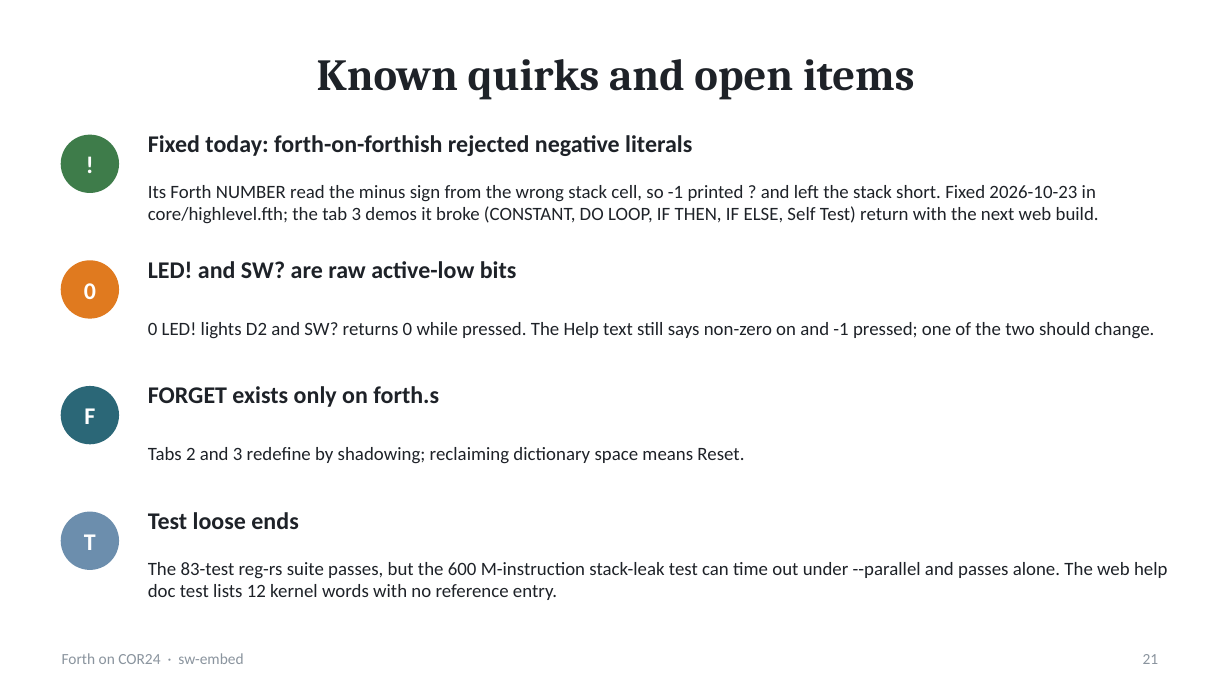
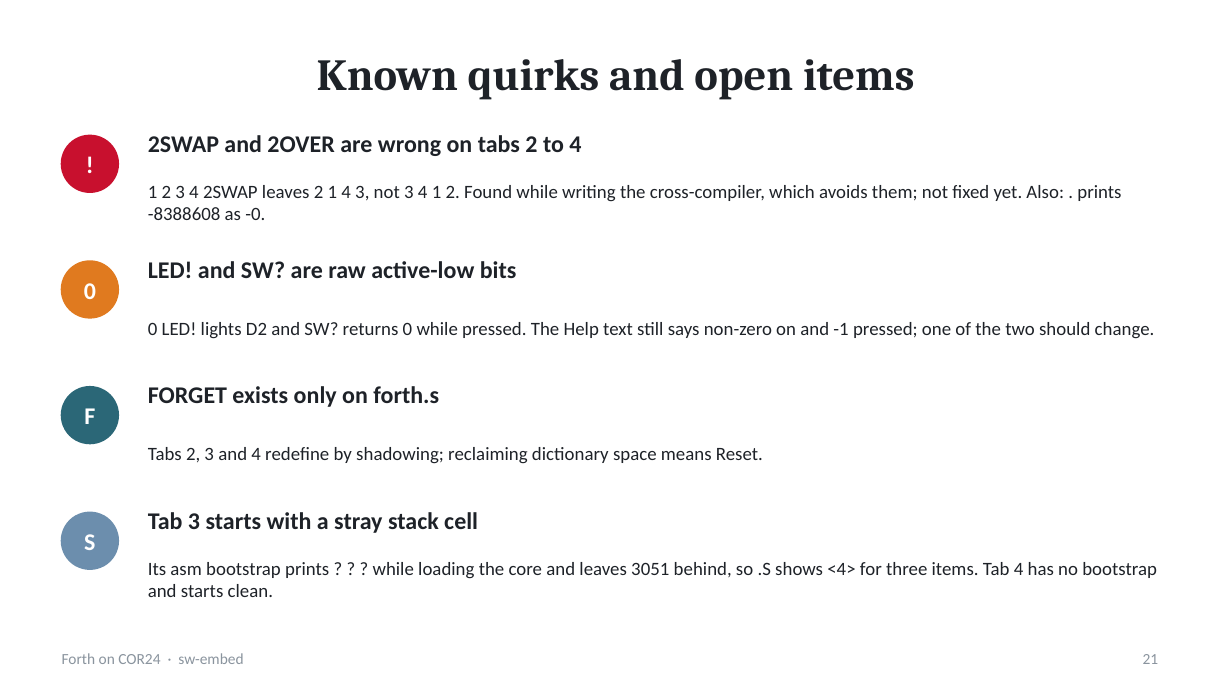
Before and after one commit to sw-embed/web-sw-cor24-forth, a slide deck: slide 21 of docs/forth-on-cor24.pptx. Drawn at 1232x693 pixels with LibreOffice and Linux fonts; fonts in the diff are those of the drawing. Boxes give left, top, right and bottom in pixels: in the first picture for what was removed or moved away, otherwise in the second. Text is boxed around its words. In the diff, an @@ line names an element or a change of style, - is before the commit and + after.

```diff
--- a/docs/forth-on-cor24.pptx
+++ b/docs/forth-on-cor24.pptx
@@ ellipse at [62,136,118,192]: fill #3E7C4A to #C8102E; outline #3E7C4A 1 pt to #C8102E 1 pt @@
@@ text at [148,135,581,156]: text changed @@
-Fixed today: forth-on-forthish rejected negative literals
+2SWAP and 2OVER are wrong on tabs 2 to 4
@@ text at [148,185,1121,220]: text changed @@
-Its Forth NUMBER read the minus sign from the wrong stack cell, so -1 printed ? and left the stack short. Fixed 2026-10-23 in core/highlevel.fth; the tab 3 demos it broke (CONSTANT, DO LOOP, IF THEN, IF ELSE, Self Test) return with the next web build.
+1 2 3 4 2SWAP leaves 2 1 4 3, not 3 4 1 2. Found while writing the cross-compiler, which avoids them; not fixed yet. Also: . prints -8388608 as -0.
@@ text at [148,447,763,464]: text changed @@
-Tabs 2 and 3 redefine by shadowing; reclaiming dictionary space means Reset.
+Tabs 2, 3 and 4 redefine by shadowing; reclaiming dictionary space means Reset.
@@ text at [84,534,95,550]: text changed @@
-T
+S
@@ text at [148,512,478,533]: text changed @@
-Test loose ends
+Tab 3 starts with a stray stack cell
@@ text at [148,562,1157,597]: text changed @@
-The 83-test reg-rs suite passes, but the 600 M-instruction stack-leak test can time out under --parallel and passes alone. The web help doc test lists 12 kernel words with no reference entry.
+Its asm bootstrap prints ? ? ? while loading the core and leaves 3051 behind, so .S shows <4> for three items. Tab 4 has no bootstrap and starts clean.
```
Also in this commit, not shown: 13 other slides changed, 1 other file.
